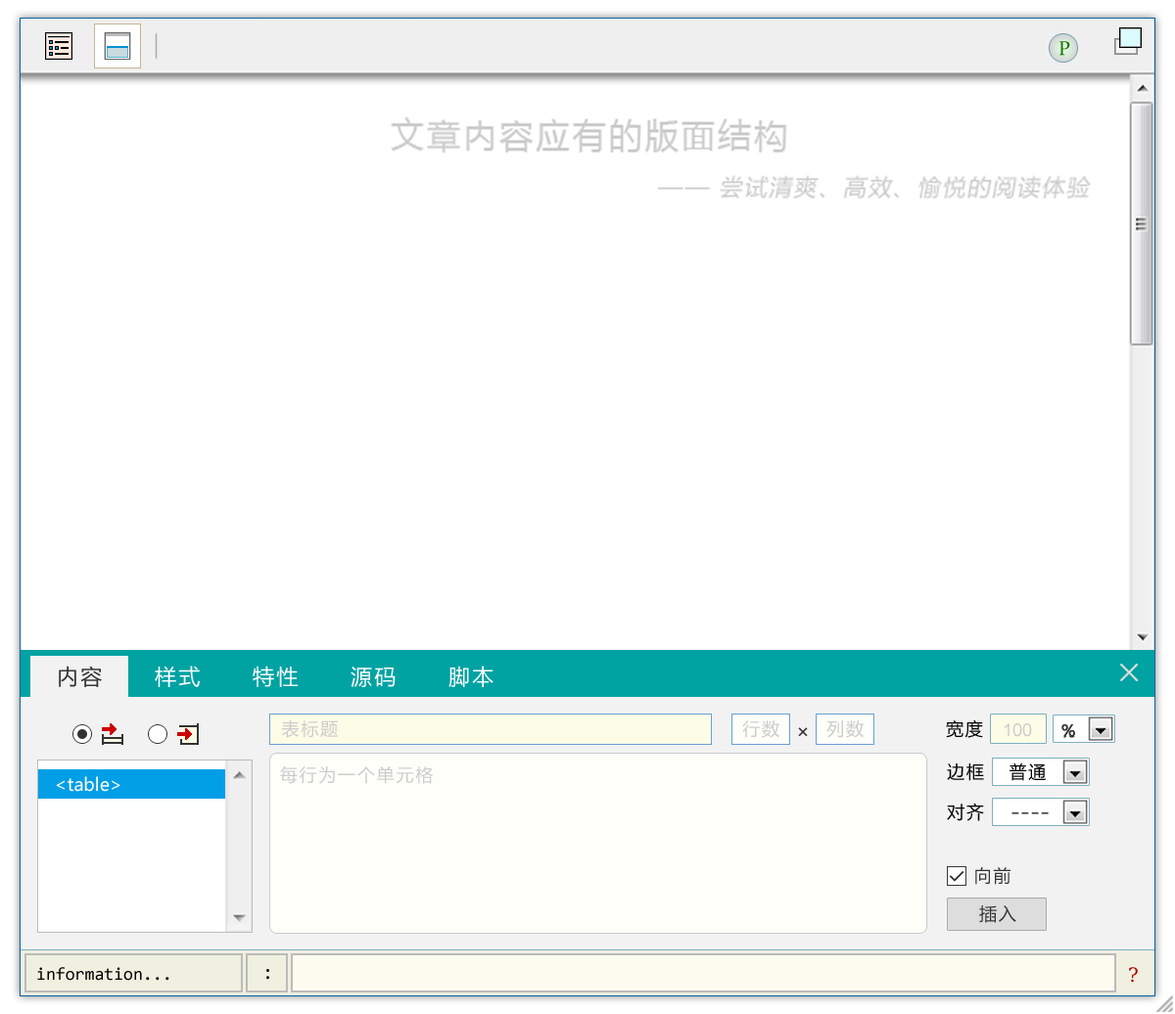
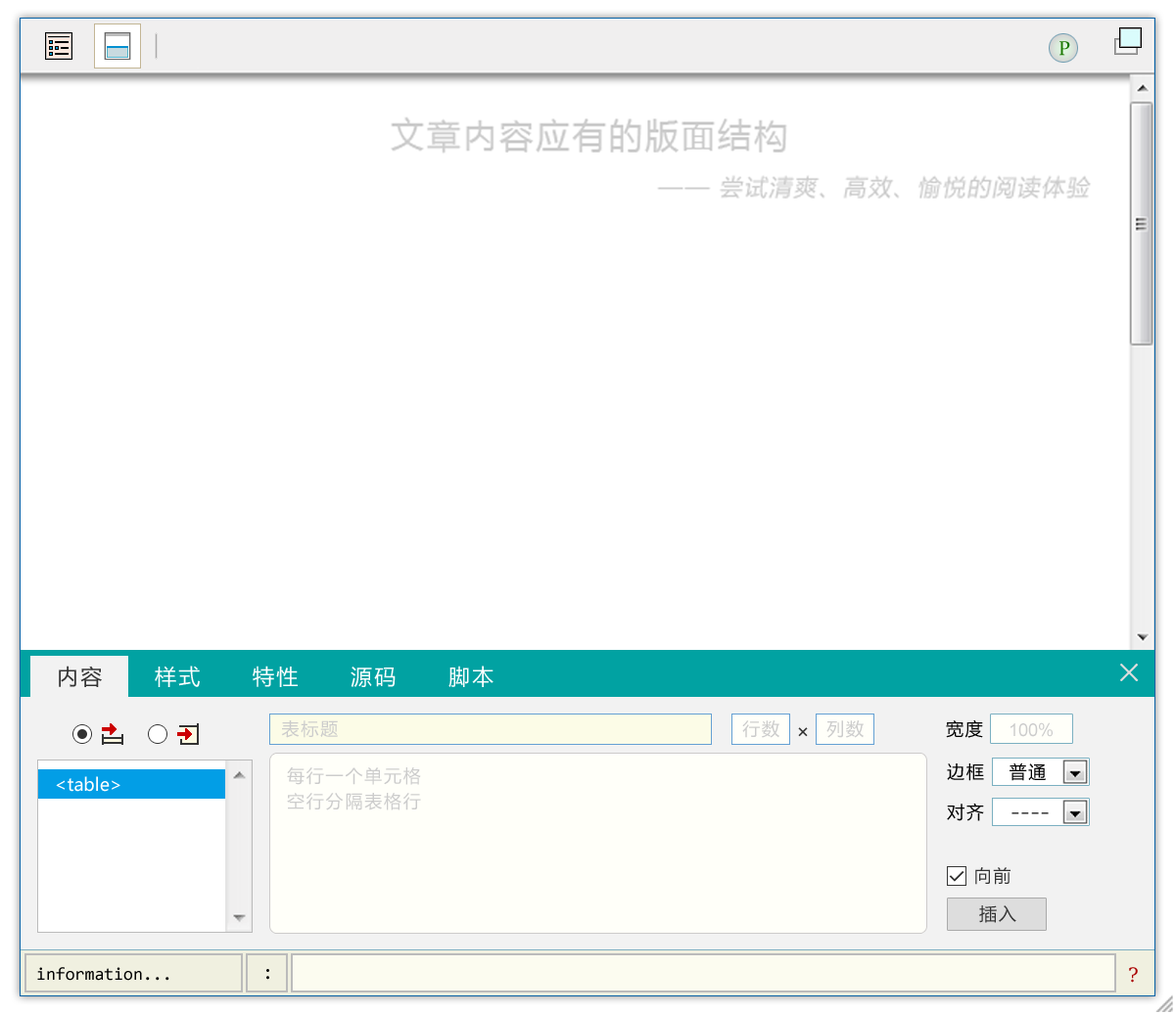
Before/after of a 1175 x 1014 layered artwork. What changed in the layer stack:
renamed "每行为一个单元格" to "每行一个单元格 空行分隔表格行", painted on it over left=279, top=766, right=433, bottom=811
renamed "100" to "100%", painted on it over left=1004, top=722, right=1053, bottom=738
painted on "颜色填充 38" over left=990, top=714, right=1072, bottom=744
hid "宽度" (3rd of 3, in "面板" › "表格" › "宽度") over left=1052, top=714, right=1116, bottom=744
